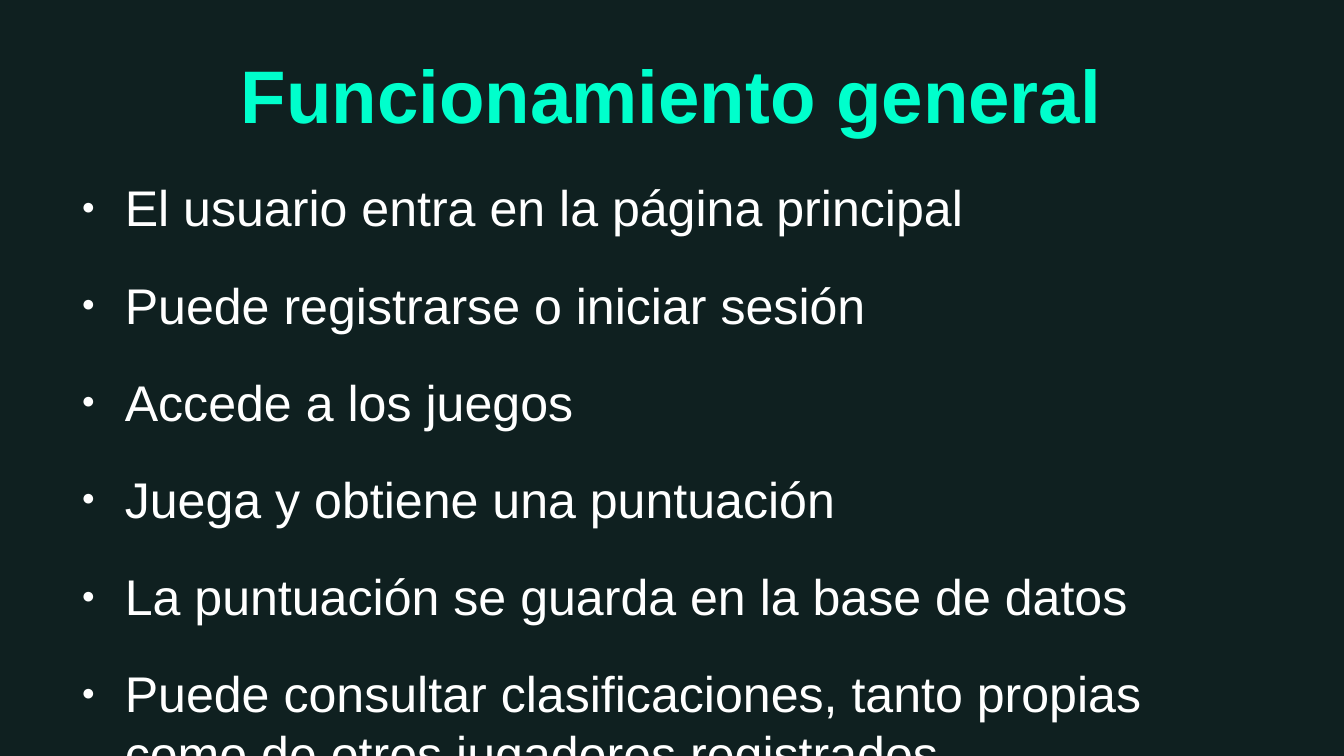
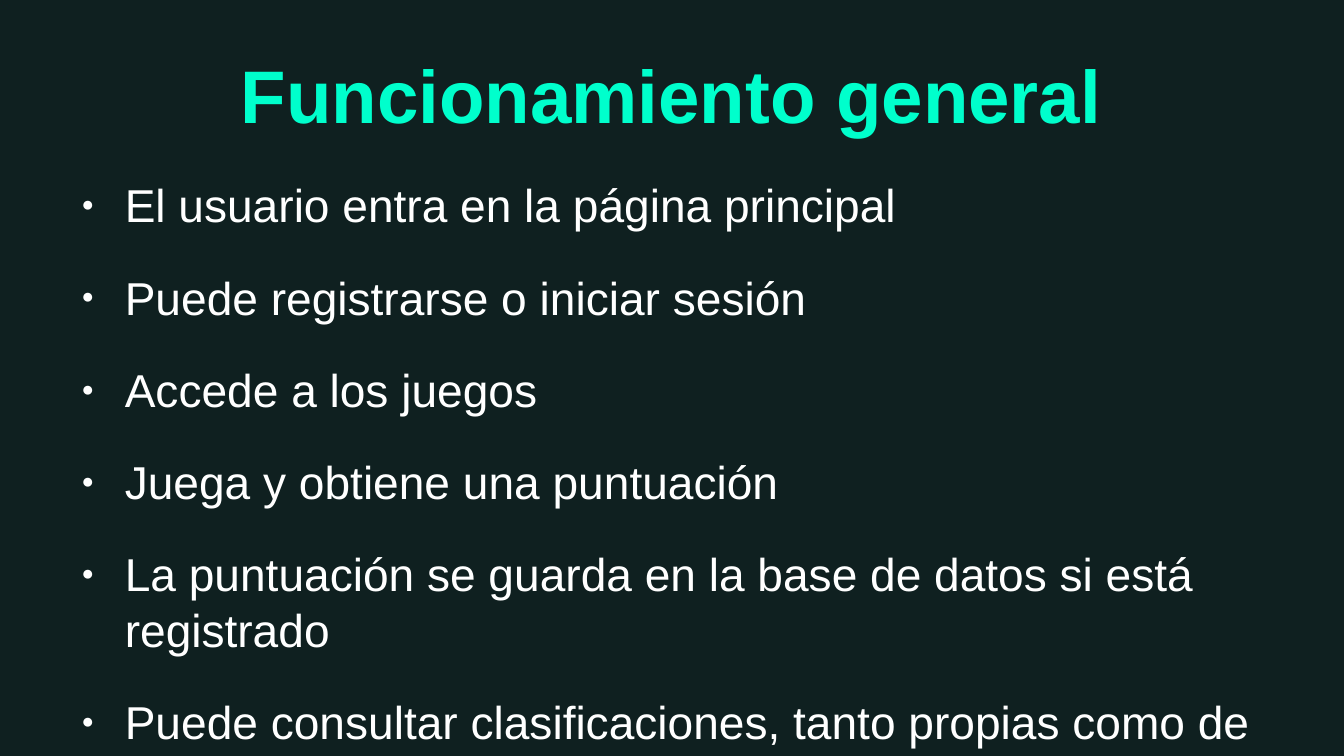
Before and after one commit to David-IFC/DAW, a slide deck: slide 7 of AplicacionFinalCursoPHP/info/ProyectoFinalDAW.odp. Drawn at 1344x756 pixels with LibreOffice and Linux fonts; fonts in the diff are those of the drawing; background and template pictures are left out. Boxes give left, top, right and bottom in pixels: in the first picture for what was removed or moved away, otherwise in the second. Text is boxed around its words. In the diff, an @@ line names an element or a change of style, - is before the commit and + after.

```diff
--- a/AplicacionFinalCursoPHP/info/ProyectoFinalDAW.odp
+++ b/AplicacionFinalCursoPHP/info/ProyectoFinalDAW.odp
@@ text at (x1=125, y1=188, x2=1249, y2=748): size 29.6 to 27.2 pt in "El usuario entra en la página principal", "Puede registrarse o iniciar sesión", "Accede a los juegos", "Juega y obtiene una puntuación" and 1 more places @@
@@ text at (x1=125, y1=557, x2=1193, y2=656): text changed; size 29.6 to 27.2 pt @@
-● La puntuación se guarda en la base de datos
+● La puntuación se guarda en la base de datos si está registrado
```
Also in this commit, not shown: 5 other slides changed, 1 other file.
